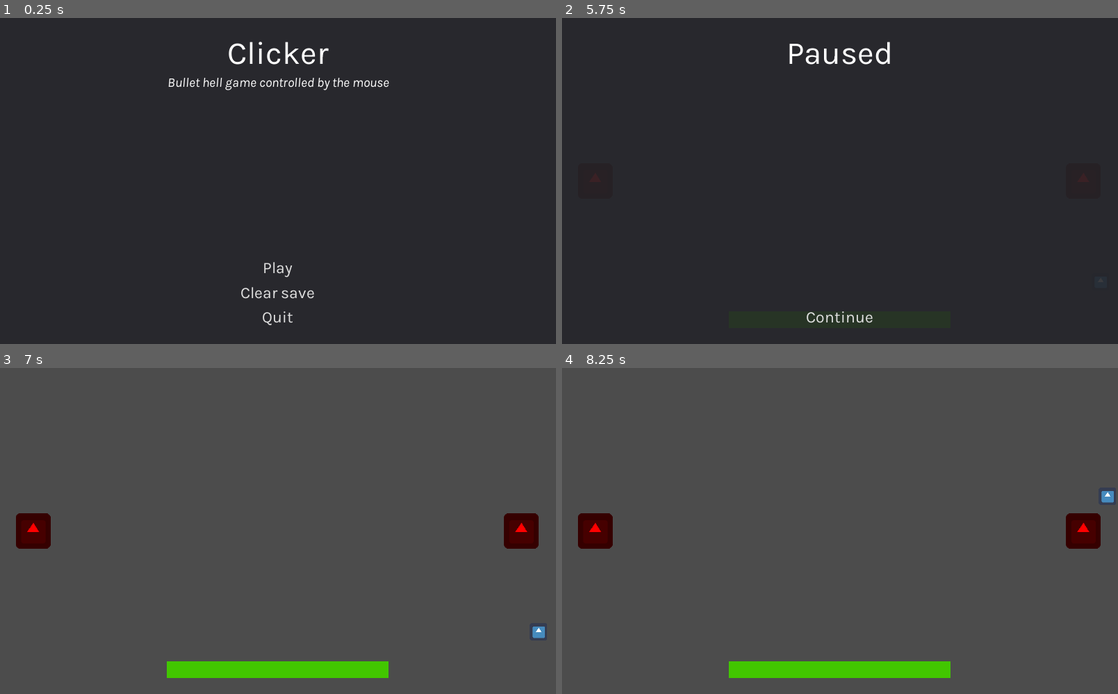
Above: before the commit, frames 1-4 (two rows, left to right).
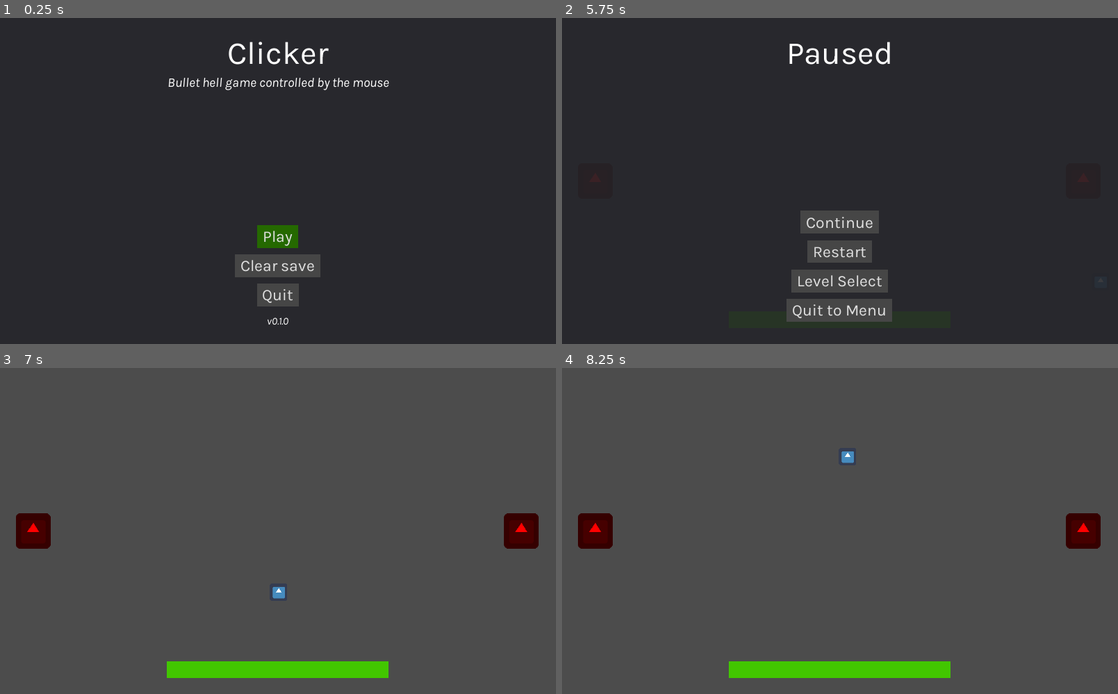
Above: after the commit, the same moments.

Repository: RainbowAsteroids/Clicker
Game: Godot game, scene res://UIs/MainMenu.tscn
The game is run twice, just before and just after one commit, with the same random seed, the same clock (stepped at 60 frames per second) and the same inputs. The engine's default icon, where the game draws it, is replaced by a stand-in: a white triangle on a blue panel in a dark square.
Inputs (mouse positions are in pixels of both pictures, inside the frame that each line leads up to):
- Up to frame 1 (0.25 s): no input
- Up to frame 2 (5.75 s): click "Play" at 0.5 s; click "0" at 1.25 s; tap Enter at 2, 3.5, 5 s; move the mouse to (867, 181) at 2.02 s; click (867, 181) at 2.1 s; tap Space at 2.75, 4.25 s; move the mouse to (812, 181) at 2.77 s; click (812, 181) at 2.85 s; move the mouse to (851, 174) at 3.52 s; click (851, 174) at 3.6 s; move the mouse to (834, 187) at 4.27 s; click (834, 187) at 4.35 s; move the mouse to (878, 184) at 5.02 s; click (878, 184) at 5.1 s; tap Escape (pause) at 5.65 s
- Up to frame 3 (7 s): click (278, 605) at 5.75 s, where only the run after the commit has a clickable "Restart"; click (278, 667) at 6.5 s, where only the run before the commit has a clickable "Continue"
- Up to frame 4 (8.25 s): tap Space at 7.25 s; move the mouse to (795, 527) at 7.27 s; click (795, 527) at 7.35 s; move the mouse to (845, 531) at 8.02 s; click (845, 531) at 8.1 s

The runs differ from the first frame. In frame 1, 2.2% of the frame differs, in the area x 42-58%, y 63-95%; in frame 2, 4.3%, in the area x 40-60%, y 59-94%; in frame 3, 0.2%; in frame 4, 0.2%.

Commit message:
Clicker v0.1.0
Added death screen

Diff:
--- a/Base Scenes/EmptyLevel.tscn
+++ b/Base Scenes/EmptyLevel.tscn
@@ -1,9 +1,10 @@
-[gd_scene load_steps=7 format=2]
+[gd_scene load_steps=8 format=2]
 
 [ext_resource path="res://Scripts/PauseContainer.gd" type="Script" id=1]
 [ext_resource path="res://Fonts/button.tres" type="DynamicFont" id=2]
 [ext_resource path="res://Scripts/World.gd" type="Script" id=3]
 [ext_resource path="res://Base Scenes/Player.tscn" type="PackedScene" id=4]
+[ext_resource path="res://Styles/UIButton.tres" type="Theme" id=5]
 [ext_resource path="res://Fonts/title.tres" type="DynamicFont" id=6]
 [ext_resource path="res://Base Scenes/HealthBar.tscn" type="PackedScene" id=7]
 
@@ -63,18 +64,54 @@
 [node name="VSplitContainer" type="VSplitContainer" parent="PauseContainer/Panel/PauseScreen/VBoxContainer"]
 margin_top = 76.0
 margin_right = 902.0
-margin_bottom = 494.0
+margin_bottom = 320.0
 size_flags_horizontal = 3
 size_flags_vertical = 3
 
 [node name="Continue" type="Button" parent="PauseContainer/Panel/PauseScreen/VBoxContainer"]
-margin_top = 498.0
-margin_right = 902.0
-margin_bottom = 540.0
+margin_left = 389.0
+margin_top = 324.0
+margin_right = 512.0
+margin_bottom = 375.0
+size_flags_horizontal = 4
+theme = ExtResource( 5 )
 custom_fonts/font = ExtResource( 2 )
 text = "Continue"
-flat = true
+
+[node name="Restart" type="Button" parent="PauseContainer/Panel/PauseScreen/VBoxContainer"]
+margin_left = 401.0
+margin_top = 379.0
+margin_right = 500.0
+margin_bottom = 430.0
+size_flags_horizontal = 4
+theme = ExtResource( 5 )
+custom_fonts/font = ExtResource( 2 )
+text = "Restart"
+
+[node name="Level" type="Button" parent="PauseContainer/Panel/PauseScreen/VBoxContainer"]
+margin_left = 373.0
+margin_top = 434.0
+margin_right = 529.0
+margin_bottom = 485.0
+size_flags_horizontal = 4
+theme = ExtResource( 5 )
+custom_fonts/font = ExtResource( 2 )
+text = "Level Select"
+
+[node name="Menu" type="Button" parent="PauseContainer/Panel/PauseScreen/VBoxContainer"]
+margin_left = 363.0
+margin_top = 489.0
+margin_right = 538.0
+margin_bottom = 540.0
+size_flags_horizontal = 4
+theme = ExtResource( 5 )
+custom_fonts/font = ExtResource( 2 )
+text = "Quit to Menu"
 
 [connection signal="area_entered" from="Player" to="Player" method="_on_Player_area_entered"]
 [connection signal="damage" from="Player" to="." method="_on_Player_damage"]
+[connection signal="death" from="Player" to="." method="_on_Player_death"]
 [connection signal="pressed" from="PauseContainer/Panel/PauseScreen/VBoxContainer/Continue" to="PauseContainer" method="_on_Continue_pressed"]
+[connection signal="pressed" from="PauseContainer/Panel/PauseScreen/VBoxContainer/Restart" to="PauseContainer" method="_on_Restart_pressed"]
+[connection signal="pressed" from="PauseContainer/Panel/PauseScreen/VBoxContainer/Level" to="PauseContainer" method="_on_Level_pressed"]
+[connection signal="pressed" from="PauseContainer/Panel/PauseScreen/VBoxContainer/Menu" to="PauseContainer" method="_on_Menu_pressed"]
--- /dev/null
+++ b/Scripts/DeathScreen.gd
@@ -0,0 +1,18 @@
+extends Panel
+class_name DeathScreen
+
+onready var return_scene := DeathScreenArgs.return_scene
+
+func _ready():
+	if return_scene == null:
+		ErrorArgs.message = "Return scene not set."
+		get_tree().change_scene("res://UIs/Error.tscn")
+
+func _on_Retry_pressed():
+	get_tree().change_scene_to(return_scene)
+
+func _on_Level_pressed():
+	get_tree().change_scene("res://UIs/LevelSelect.tscn")
+
+func _on_Menu_pressed():
+	get_tree().change_scene("res://UIs/MainMenu.tscn")
--- a/Scripts/MainMenu.gd
+++ b/Scripts/MainMenu.gd
@@ -10,6 +10,5 @@
 func _on_Quit_pressed():
 	get_tree().quit()
 
-
 func _on_ConfirmationDialog_confirmed():
 	LevelRouter.clear()
--- a/Scripts/PauseContainer.gd
+++ b/Scripts/PauseContainer.gd
@@ -16,3 +16,15 @@
 	a.action = "pause"
 	a.pressed = true
 	Input.parse_input_event(a)
+
+func _on_Restart_pressed():
+	get_tree().paused = false
+	get_tree().change_scene("res://Levels/Level" + str(LevelRouter.current_level) + ".tscn")
+
+func _on_Level_pressed():
+	get_tree().paused = false
+	get_tree().change_scene("res://UIs/LevelSelect.tscn")
+
+func _on_Menu_pressed():
+	get_tree().paused = false
+	get_tree().change_scene("res://UIs/MainMenu.tscn")
--- a/Scripts/World.gd
+++ b/Scripts/World.gd
@@ -1,14 +1,23 @@
 extends Node
 class_name Level
 
+var player_dead = false
+
 func _on_ready_to_fire(enemy: Enemy):
-	enemy.fire($Player.position, self)
+	if not player_dead:
+		enemy.fire($Player.position, self)
 
 # TODO: Make "You died!" screen
-# TODO: Make "You win!" screen
 
 func _on_Player_damage(health):
 	$HealthBar.adjust(health)
+
+func _on_Player_death():
+	player_dead = true
+	DeathScreenArgs.return_scene = load("res://Levels/Level" + str(LevelRouter.current_level) + ".tscn")
+
+	Input.set_mouse_mode(Input.MOUSE_MODE_VISIBLE)
+	get_tree().change_scene("res://UIs/DeathScreen.tscn")
 
 func _input(event):
 	if event.is_action("click"):
@@ -16,7 +25,7 @@
 		var areas = $Player.get_overlapping_areas()
 		if not areas.empty():
 			for area in areas:
-				if area is Enemy:
+				if is_instance_valid(area) and area is Enemy:
 					area.queue_free()
 
 				# Check if there are any more enemies left
--- /dev/null
+++ b/Singletons/DeathScreenArgs.gd
@@ -0,0 +1,3 @@
+extends Node
+
+var return_scene: PackedScene = null
--- /dev/null
+++ b/Styles/PlayButton.tres
@@ -0,0 +1,15 @@
+[gd_resource type="Theme" load_steps=5 format=2]
+
+[ext_resource path="res://Styles/UIButtonDisabled.tres" type="StyleBox" id=1]
+[ext_resource path="res://Fonts/button.tres" type="DynamicFont" id=2]
+[ext_resource path="res://Styles/PlayButtonOff.tres" type="StyleBox" id=3]
+[ext_resource path="res://Styles/PlayButtonOn.tres" type="StyleBox" id=4]
+
+[resource]
+Button/colors/font_color_disabled = Color( 0.521569, 0.521569, 0.521569, 1 )
+Button/fonts/font = ExtResource( 2 )
+Button/styles/disabled = ExtResource( 1 )
+Button/styles/focus = ExtResource( 4 )
+Button/styles/hover = ExtResource( 4 )
+Button/styles/normal = ExtResource( 3 )
+Button/styles/pressed = ExtResource( 4 )
--- /dev/null
+++ b/Styles/PlayButtonOff.tres
@@ -0,0 +1,10 @@
+[gd_resource type="StyleBoxFlat" format=2]
+
+[resource]
+bg_color = Color( 0.14902, 0.415686, 0, 1 )
+border_width_bottom = 15
+border_color = Color( 0.8, 0.8, 0.8, 0 )
+expand_margin_left = 10.0
+expand_margin_right = 10.0
+expand_margin_top = 3.0
+expand_margin_bottom = 3.0
--- /dev/null
+++ b/Styles/PlayButtonOn.tres
@@ -0,0 +1,10 @@
+[gd_resource type="StyleBoxFlat" format=2]
+
+[resource]
+bg_color = Color( 0.188235, 0.560784, 0, 1 )
+border_width_bottom = 15
+border_color = Color( 0.8, 0.8, 0.8, 0 )
+expand_margin_left = 10.0
+expand_margin_right = 10.0
+expand_margin_top = 3.0
+expand_margin_bottom = 3.0
--- /dev/null
+++ b/Styles/UIButton.tres
@@ -0,0 +1,15 @@
+[gd_resource type="Theme" load_steps=5 format=2]
+
+[ext_resource path="res://Fonts/button.tres" type="DynamicFont" id=1]
+[ext_resource path="res://Styles/UIButtonOn.tres" type="StyleBox" id=2]
+[ext_resource path="res://Styles/UIButtonOff.tres" type="StyleBox" id=3]
+[ext_resource path="res://Styles/UIButtonDisabled.tres" type="StyleBox" id=4]
+
+[resource]
+Button/colors/font_color_disabled = Color( 0.521569, 0.521569, 0.521569, 1 )
+Button/fonts/font = ExtResource( 1 )
+Button/styles/disabled = ExtResource( 4 )
+Button/styles/focus = ExtResource( 2 )
+Button/styles/hover = ExtResource( 2 )
+Button/styles/normal = ExtResource( 3 )
+Button/styles/pressed = ExtResource( 2 )
--- /dev/null
+++ b/Styles/UIButtonDisabled.tres
@@ -0,0 +1,10 @@
+[gd_resource type="StyleBoxFlat" format=2]
+
+[resource]
+bg_color = Color( 0.231373, 0.231373, 0.231373, 1 )
+border_width_bottom = 15
+border_color = Color( 0.8, 0.8, 0.8, 0 )
+expand_margin_left = 10.0
+expand_margin_right = 10.0
+expand_margin_top = 3.0
+expand_margin_bottom = 3.0
--- /dev/null
+++ b/Styles/UIButtonOff.tres
@@ -0,0 +1,10 @@
+[gd_resource type="StyleBoxFlat" format=2]
+
+[resource]
+bg_color = Color( 0.278431, 0.278431, 0.278431, 1 )
+border_width_bottom = 15
+border_color = Color( 0.8, 0.8, 0.8, 0 )
+expand_margin_left = 10.0
+expand_margin_right = 10.0
+expand_margin_top = 3.0
+expand_margin_bottom = 3.0
--- /dev/null
+++ b/Styles/UIButtonOn.tres
@@ -0,0 +1,10 @@
+[gd_resource type="StyleBoxFlat" format=2]
+
+[resource]
+bg_color = Color( 0.52549, 0.52549, 0.52549, 1 )
+border_width_bottom = 15
+border_color = Color( 0.8, 0.8, 0.8, 0 )
+expand_margin_left = 10.0
+expand_margin_right = 10.0
+expand_margin_top = 3.0
+expand_margin_bottom = 3.0
--- /dev/null
+++ b/UIs/DeathScreen.tscn
@@ -0,0 +1,82 @@
+[gd_scene load_steps=4 format=2]
+
+[ext_resource path="res://Scripts/DeathScreen.gd" type="Script" id=1]
+[ext_resource path="res://Styles/UIButton.tres" type="Theme" id=2]
+[ext_resource path="res://Fonts/title.tres" type="DynamicFont" id=3]
+
+[node name="DeathScreen" type="Panel"]
+self_modulate = Color( 1, 1, 1, 0.901961 )
+anchor_right = 1.0
+anchor_bottom = 1.0
+script = ExtResource( 1 )
+__meta__ = {
+"_edit_use_anchors_": false
+}
+
+[node name="MarginContainer" type="MarginContainer" parent="."]
+anchor_right = 1.0
+anchor_bottom = 1.0
+margin_left = 1.5874
+margin_right = 1.5874
+custom_constants/margin_right = 61
+custom_constants/margin_top = 30
+custom_constants/margin_left = 61
+custom_constants/margin_bottom = 30
+__meta__ = {
+"_edit_use_anchors_": false
+}
+
+[node name="VBoxContainer" type="VBoxContainer" parent="MarginContainer"]
+margin_left = 61.0
+margin_top = 30.0
+margin_right = 963.0
+margin_bottom = 570.0
+
+[node name="Label" type="Label" parent="MarginContainer/VBoxContainer"]
+margin_right = 902.0
+margin_bottom = 95.0
+custom_fonts/font = ExtResource( 3 )
+text = "You died!"
+align = 1
+valign = 1
+
+[node name="VSplitContainer" type="VSplitContainer" parent="MarginContainer/VBoxContainer"]
+margin_top = 99.0
+margin_right = 902.0
+margin_bottom = 375.0
+size_flags_horizontal = 3
+size_flags_vertical = 3
+
+[node name="Retry" type="Button" parent="MarginContainer/VBoxContainer"]
+margin_left = 379.0
+margin_top = 379.0
+margin_right = 522.0
+margin_bottom = 430.0
+size_flags_horizontal = 4
+size_flags_vertical = 4
+theme = ExtResource( 2 )
+text = "Retry Level"
+
+[node name="Level" type="Button" parent="MarginContainer/VBoxContainer"]
+margin_left = 373.0
+margin_top = 434.0
+margin_right = 529.0
+margin_bottom = 485.0
+size_flags_horizontal = 4
+size_flags_vertical = 4
+theme = ExtResource( 2 )
+text = "Level Select"
+
+[node name="Menu" type="Button" parent="MarginContainer/VBoxContainer"]
+margin_left = 375.0
+margin_top = 489.0
+margin_right = 527.0
+margin_bottom = 540.0
+size_flags_horizontal = 4
+size_flags_vertical = 4
+theme = ExtResource( 2 )
+text = "Go to Menu"
+
+[connection signal="pressed" from="MarginContainer/VBoxContainer/Retry" to="." method="_on_Retry_pressed"]
+[connection signal="pressed" from="MarginContainer/VBoxContainer/Level" to="." method="_on_Level_pressed"]
+[connection signal="pressed" from="MarginContainer/VBoxContainer/Menu" to="." method="_on_Menu_pressed"]
--- a/UIs/Error.tscn
+++ b/UIs/Error.tscn
@@ -1,8 +1,9 @@
-[gd_scene load_steps=4 format=2]
+[gd_scene load_steps=5 format=2]
 
 [ext_resource path="res://Fonts/button.tres" type="DynamicFont" id=1]
 [ext_resource path="res://Fonts/title.tres" type="DynamicFont" id=2]
 [ext_resource path="res://Scripts/Error.gd" type="Script" id=3]
+[ext_resource path="res://Styles/UIButton.tres" type="Theme" id=4]
 
 [node name="Error" type="Panel"]
 anchor_right = 1.0
@@ -36,20 +37,22 @@
 
 [node name="Label" type="Label" parent="MarginContainer/VBoxContainer"]
 margin_left = 37.0
-margin_top = 237.0
+margin_top = 232.0
 margin_right = 742.0
-margin_bottom = 273.0
+margin_bottom = 268.0
 size_flags_horizontal = 6
 size_flags_vertical = 6
 custom_fonts/font = ExtResource( 1 )
 text = "An error has occured, but no message was supplied."
 
 [node name="Quit" type="Button" parent="MarginContainer/VBoxContainer"]
-margin_top = 438.0
-margin_right = 780.0
+margin_left = 319.0
+margin_top = 429.0
+margin_right = 461.0
 margin_bottom = 480.0
+size_flags_horizontal = 4
+theme = ExtResource( 4 )
 custom_fonts/font = ExtResource( 1 )
 text = "Quit game"
-flat = true
 
 [connection signal="pressed" from="MarginContainer/VBoxContainer/Quit" to="." method="_on_Quit_pressed"]
--- a/UIs/LevelSelect.tscn
+++ b/UIs/LevelSelect.tscn
@@ -1,9 +1,10 @@
-[gd_scene load_steps=5 format=2]
+[gd_scene load_steps=6 format=2]
 
 [ext_resource path="res://Fonts/button.tres" type="DynamicFont" id=1]
 [ext_resource path="res://Fonts/title.tres" type="DynamicFont" id=2]
 [ext_resource path="res://UIs/LevelSelect.gd" type="Script" id=3]
 [ext_resource path="res://UIs/LevelButton.tscn" type="PackedScene" id=4]
+[ext_resource path="res://Styles/UIButton.tres" type="Theme" id=5]
 
 [node name="LevelSelect" type="Panel"]
 self_modulate = Color( 1, 1, 1, 0.901961 )
@@ -45,19 +46,21 @@
 [node name="Buttons" type="GridContainer" parent="MarginContainer/VBoxContainer"]
 margin_top = 76.0
 margin_right = 908.0
-margin_bottom = 494.0
+margin_bottom = 485.0
 size_flags_horizontal = 3
 size_flags_vertical = 3
 custom_constants/vseparation = 40
-custom_constants/hseparation = 180
-columns = 4
+custom_constants/hseparation = 40
+columns = 7
 
 [node name="Menu" type="Button" parent="MarginContainer/VBoxContainer"]
-margin_top = 498.0
-margin_right = 908.0
+margin_left = 361.0
+margin_top = 489.0
+margin_right = 546.0
 margin_bottom = 540.0
+size_flags_horizontal = 4
+theme = ExtResource( 5 )
 custom_fonts/font = ExtResource( 1 )
 text = "Back to Menu"
-flat = true
 
 [connection signal="pressed" from="MarginContainer/VBoxContainer/Menu" to="." method="_on_Menu_pressed"]
--- a/UIs/MainMenu.tscn
+++ b/UIs/MainMenu.tscn
@@ -1,12 +1,18 @@
-[gd_scene load_steps=6 format=2]
+[gd_scene load_steps=9 format=2]
 
 [ext_resource path="res://Fonts/button.tres" type="DynamicFont" id=1]
 [ext_resource path="res://Fonts/title.tres" type="DynamicFont" id=2]
 [ext_resource path="res://Fonts/Karla-Italic-VariableFont_wght.ttf" type="DynamicFontData" id=3]
 [ext_resource path="res://Scripts/MainMenu.gd" type="Script" id=4]
+[ext_resource path="res://Styles/UIButton.tres" type="Theme" id=5]
+[ext_resource path="res://Styles/PlayButton.tres" type="Theme" id=6]
 
 [sub_resource type="DynamicFont" id=1]
 size = 25
+font_data = ExtResource( 3 )
+
+[sub_resource type="DynamicFont" id=2]
+size = 20
 font_data = ExtResource( 3 )
 
 [node name="MainMenu" type="Panel"]
@@ -34,54 +40,76 @@
 margin_top = 30.0
 margin_right = 963.0
 margin_bottom = 570.0
+size_flags_vertical = 5
 
 [node name="Title" type="Label" parent="MarginContainer/VBoxContainer"]
 margin_right = 902.0
-margin_bottom = 72.0
+margin_bottom = 95.0
 custom_fonts/font = ExtResource( 2 )
 text = "Clicker"
 align = 1
 valign = 1
 
 [node name="Subtitle" type="Label" parent="MarginContainer/VBoxContainer"]
-margin_top = 76.0
+margin_top = 99.0
 margin_right = 902.0
-margin_bottom = 106.0
+margin_bottom = 129.0
 custom_fonts/font = SubResource( 1 )
 text = "Bullet hell game controlled by the mouse"
 align = 1
 valign = 1
 
 [node name="VSplitContainer" type="VSplitContainer" parent="MarginContainer/VBoxContainer"]
-margin_top = 110.0
+margin_top = 133.0
 margin_right = 902.0
-margin_bottom = 402.0
+margin_bottom = 346.0
 size_flags_horizontal = 3
 size_flags_vertical = 3
 
 [node name="Play" type="Button" parent="MarginContainer/VBoxContainer"]
-margin_top = 406.0
-margin_right = 902.0
-margin_bottom = 448.0
+margin_left = 423.0
+margin_top = 350.0
+margin_right = 479.0
+margin_bottom = 401.0
+size_flags_horizontal = 4
+size_flags_vertical = 4
+theme = ExtResource( 6 )
 custom_fonts/font = ExtResource( 1 )
 text = "Play"
-flat = true
 
 [node name="Clear" type="Button" parent="MarginContainer/VBoxContainer"]
-margin_top = 452.0
-margin_right = 902.0
-margin_bottom = 494.0
+margin_left = 381.0
+margin_top = 405.0
+margin_right = 520.0
+margin_bottom = 456.0
+size_flags_horizontal = 4
+size_flags_vertical = 4
+theme = ExtResource( 5 )
 custom_fonts/font = ExtResource( 1 )
 text = "Clear save"
-flat = true
 
 [node name="Quit" type="Button" parent="MarginContainer/VBoxContainer"]
-margin_top = 498.0
+margin_left = 422.0
+margin_top = 460.0
+margin_right = 480.0
+margin_bottom = 511.0
+size_flags_horizontal = 4
+size_flags_vertical = 4
+theme = ExtResource( 5 )
+custom_fonts/font = ExtResource( 1 )
+text = "Quit"
+
+[node name="Version" type="Label" parent="MarginContainer/VBoxContainer"]
+margin_top = 515.0
 margin_right = 902.0
 margin_bottom = 540.0
-custom_fonts/font = ExtResource( 1 )
-text = "Quit"
-flat = true
+custom_fonts/font = SubResource( 2 )
+text = "v0.1.0"
+align = 1
+valign = 1
+__meta__ = {
+"_edit_use_anchors_": false
+}
 
 [node name="ConfirmationDialog" type="ConfirmationDialog" parent="."]
 margin_left = 381.838
--- a/UIs/YouWinScreen.tscn
+++ b/UIs/YouWinScreen.tscn
@@ -1,8 +1,10 @@
-[gd_scene load_steps=4 format=2]
+[gd_scene load_steps=6 format=2]
 
 [ext_resource path="res://Fonts/button.tres" type="DynamicFont" id=1]
 [ext_resource path="res://Scripts/YouWinScreen.gd" type="Script" id=2]
 [ext_resource path="res://Fonts/title.tres" type="DynamicFont" id=3]
+[ext_resource path="res://Styles/UIButton.tres" type="Theme" id=4]
+[ext_resource path="res://Styles/PlayButton.tres" type="Theme" id=5]
 
 [node name="YouWinScreen" type="Panel"]
 self_modulate = Color( 1, 1, 1, 0.901961 )
@@ -32,50 +34,58 @@
 
 [node name="Label" type="Label" parent="MarginContainer/VBoxContainer"]
 margin_right = 902.0
-margin_bottom = 72.0
+margin_bottom = 95.0
 custom_fonts/font = ExtResource( 3 )
 text = "You win!"
 align = 1
 valign = 1
 
 [node name="VSplitContainer" type="VSplitContainer" parent="MarginContainer/VBoxContainer"]
-margin_top = 76.0
+margin_top = 99.0
 margin_right = 902.0
-margin_bottom = 356.0
+margin_bottom = 320.0
 size_flags_horizontal = 3
 size_flags_vertical = 3
 
 [node name="Next" type="Button" parent="MarginContainer/VBoxContainer"]
-margin_top = 360.0
-margin_right = 902.0
-margin_bottom = 402.0
+margin_left = 383.0
+margin_top = 324.0
+margin_right = 519.0
+margin_bottom = 375.0
+size_flags_horizontal = 4
+theme = ExtResource( 5 )
 custom_fonts/font = ExtResource( 1 )
 text = "Next Level"
-flat = true
 
 [node name="Replay" type="Button" parent="MarginContainer/VBoxContainer"]
-margin_top = 406.0
-margin_right = 902.0
-margin_bottom = 448.0
+margin_left = 369.0
+margin_top = 379.0
+margin_right = 533.0
+margin_bottom = 430.0
+size_flags_horizontal = 4
+theme = ExtResource( 4 )
 custom_fonts/font = ExtResource( 1 )
 text = "Replay Level"
-flat = true
 
 [node name="Select" type="Button" parent="MarginContainer/VBoxContainer"]
-margin_top = 452.0
-margin_right = 902.0
-margin_bottom = 494.0
+margin_left = 373.0
+margin_top = 434.0
+margin_right = 529.0
+margin_bottom = 485.0
+size_flags_horizontal = 4
+theme = ExtResource( 4 )
 custom_fonts/font = ExtResource( 1 )
 text = "Level Select"
-flat = true
 
 [node name="Menu" type="Button" parent="MarginContainer/VBoxContainer"]
-margin_top = 498.0
-margin_right = 902.0
+margin_left = 354.0
+margin_top = 489.0
+margin_right = 547.0
 margin_bottom = 540.0
+size_flags_horizontal = 4
+theme = ExtResource( 4 )
 custom_fonts/font = ExtResource( 1 )
 text = "Leave to Menu"
-flat = true
 
 [connection signal="pressed" from="MarginContainer/VBoxContainer/Next" to="." method="_on_Next_pressed"]
 [connection signal="pressed" from="MarginContainer/VBoxContainer/Replay" to="." method="_on_Replay_pressed"]
--- a/project.godot
+++ b/project.godot
@@ -13,6 +13,11 @@
 "class": "Bullet",
 "language": "GDScript",
 "path": "res://Scripts/Bullet.gd"
+}, {
+"base": "Panel",
+"class": "DeathScreen",
+"language": "GDScript",
+"path": "res://Scripts/DeathScreen.gd"
 }, {
 "base": "Area2D",
 "class": "Enemy",
@@ -71,6 +76,7 @@
 } ]
 _global_script_class_icons={
 "Bullet": "",
+"DeathScreen": "",
 "Enemy": "",
 "Error": "",
 "HealthBar": "",
@@ -95,6 +101,7 @@
 WinScreenArgs="*res://Singletons/WinScreenArgs.gd"
 ErrorArgs="*res://Singletons/ErrorArgs.gd"
 LevelRouter="*res://Singletons/LevelRouter.gd"
+DeathScreenArgs="*res://Singletons/DeathScreenArgs.gd"
 
 [display]
 
@@ -110,7 +117,7 @@
 }
 pause={
 "deadzone": 0.5,
-"events": [ Object(InputEventKey,"resource_local_to_scene":false,"resource_name":"","device":0,"alt":false,"shift":false,"control":false,"meta":false,"command":false,"pressed":false,"scancode":16777217,"unicode":0,"echo":false,"script":null)
+"events": [ Object(InputEventKey,"resource_local_to_scene":false,"resource_name":"","device":0,"alt":false,"shift":false,"control":false,"meta":false,"command":false,"pressed":false,"scancode":16777217,"physical_scancode":0,"unicode":0,"echo":false,"script":null)
 , Object(InputEventJoypadButton,"resource_local_to_scene":false,"resource_name":"","device":0,"button_index":11,"pressure":0.0,"pressed":false,"script":null)
  ]
 }
Not shown, added: export_presets.cfg
